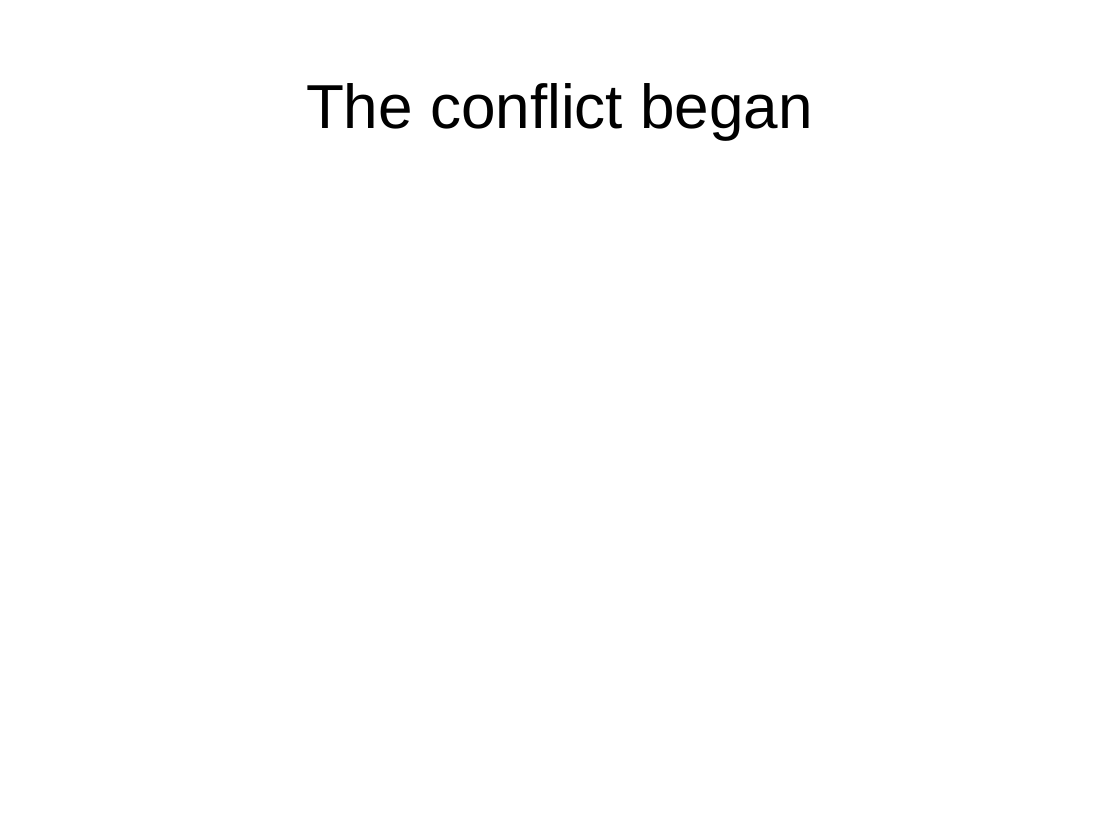
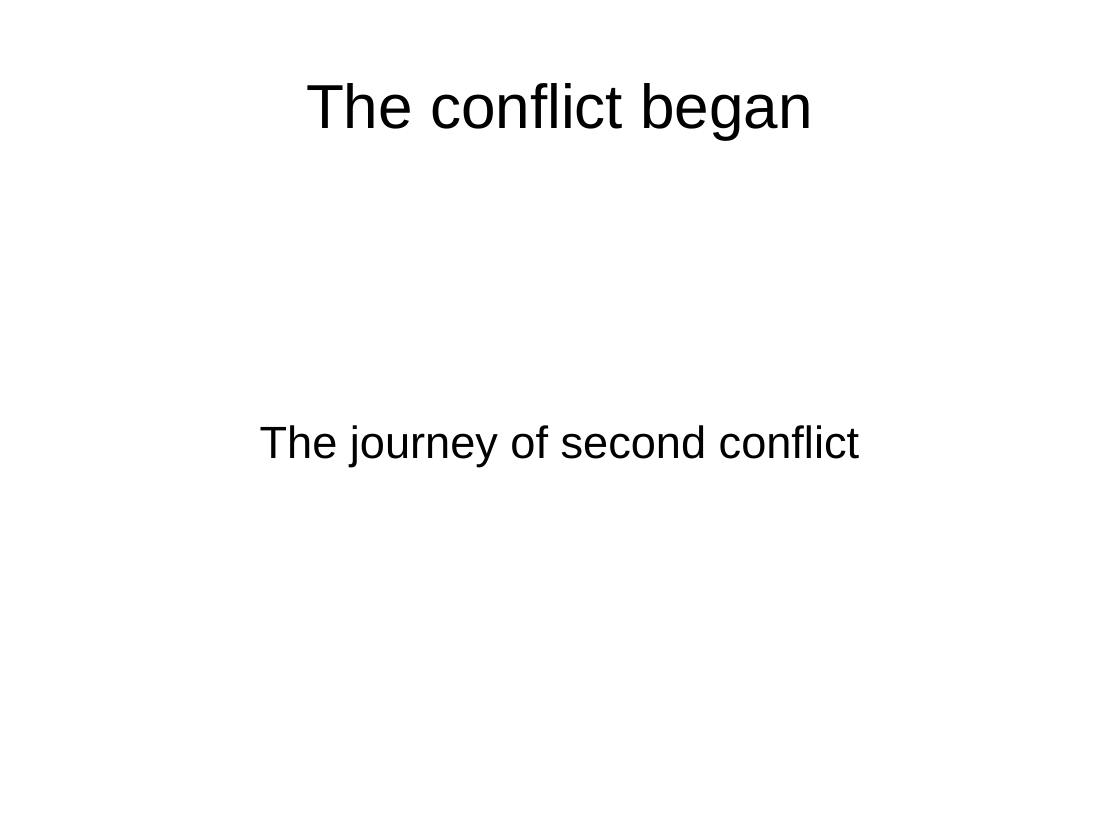
Before and after one commit to kosmas-formulatrix/lucky-simple, a slide deck: slide 1 of ResolvingConflictBinary.odp. Drawn at 1120x840 pixels with LibreOffice and Linux fonts; fonts in the diff are those of the drawing. Boxes give left, top, right and bottom in pixels: in the first picture for what was removed or moved away, otherwise in the second. Text is boxed around its words. In the diff, an @@ line names an element or a change of style, - is before the commit and + after.

Commit message:
Second conflict

```diff
--- a/ResolvingConflictBinary.odp
+++ b/ResolvingConflictBinary.odp
@@ subtitle added at (260, 425, 859, 466), 32 pt, text #000000 @@
+The journey of second conflict
```
